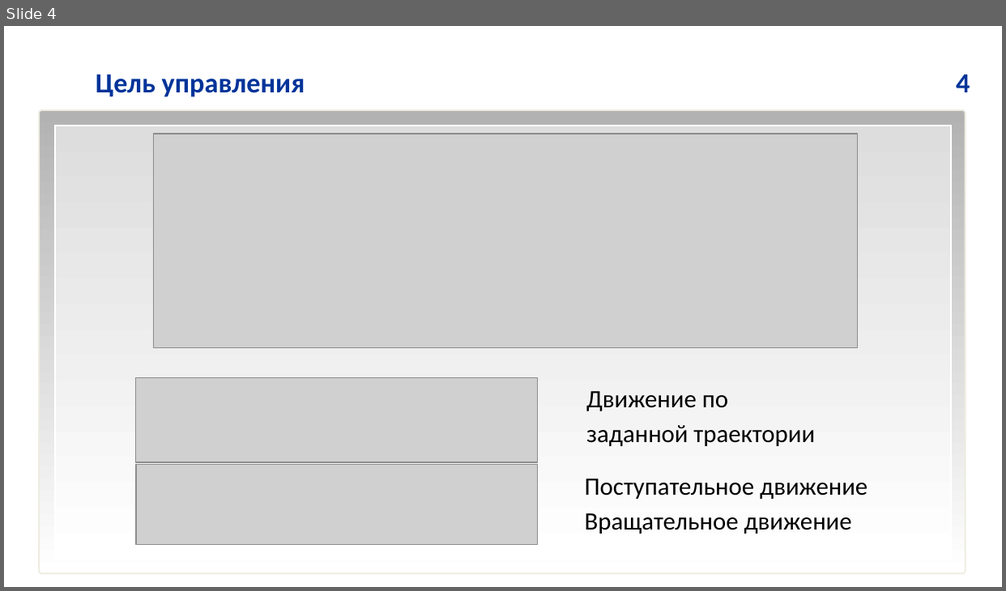
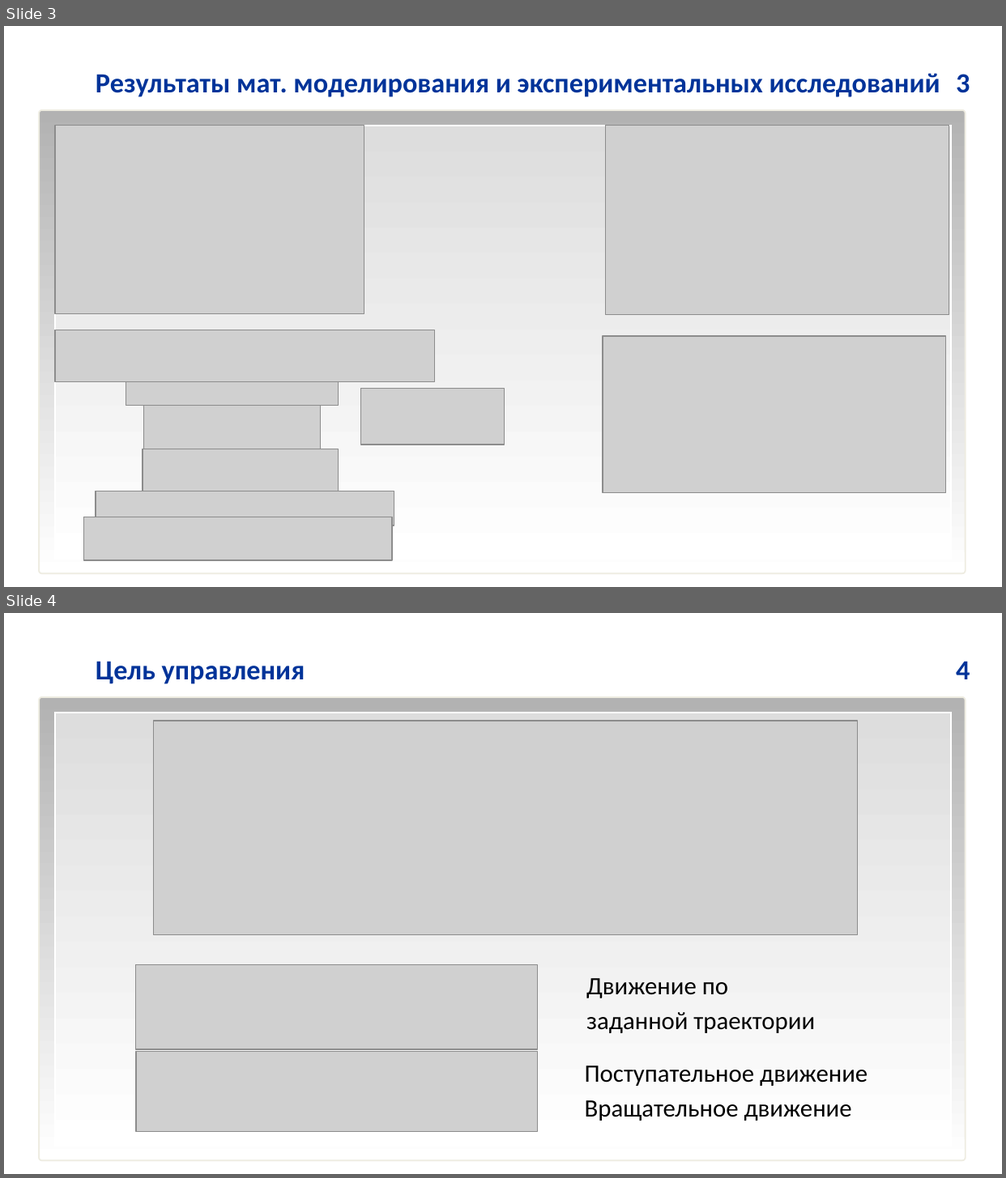
Before and after one commit to IgVaCompany/MyWorks, a slide deck: Dissertacia/MyWork/DocWork/Дружинин_НТС_Май_ЦНИИ_РТК.pptx. Shown one above the other, each under a label of ours: slide 4 before the commit, slides 3 and 4 after it. The pictures are 1006x591 and 1006x1178 pixels, drawn with LibreOffice and Linux fonts; fonts in the diff are those of the drawing; grey boxes stand for pictures; background and template pictures are left out. Boxes give left, top, right and bottom in pixels: in the first picture for what was removed or moved away, otherwise in the second. Text is boxed around its words. In the diff, an @@ line names an element or a change of style, - is before the commit and + after.

```diff
--- a/Dissertacia/MyWork/DocWork/Дружинин_НТС_Май_ЦНИИ_РТК.pptx
+++ b/Dissertacia/MyWork/DocWork/Дружинин_НТС_Май_ЦНИИ_РТК.pptx
@@ slide 3 added at <box>4,26,1002,587</box>, background #FFFFFF; not listed: 3 template elements that a slide beside it also shows @@
@@ text added at <box>96,73,940,97</box>, 20 pt, text #003399, bold @@
+Результаты мат. моделирования и экспериментальных исследований
@@ text added at <box>956,74,970,93</box>, 20 pt, text #003399, bold @@
+3
@@ picture added at <box>55,126,364,314</box> @@
@@ picture added at <box>606,126,949,314</box> @@
@@ picture added at <box>55,331,434,382</box> @@
@@ picture added at <box>603,336,946,493</box> @@
@@ picture added at <box>126,382,339,405</box> @@
@@ picture added at <box>361,388,505,444</box> @@
@@ picture added at <box>143,405,321,456</box> @@
@@ picture added at <box>143,449,339,495</box> @@
@@ picture added at <box>96,491,394,525</box> @@
@@ picture added at <box>84,517,392,561</box> @@
```
Also in this commit, not shown: 3 slides changed, 2 slides removed.
